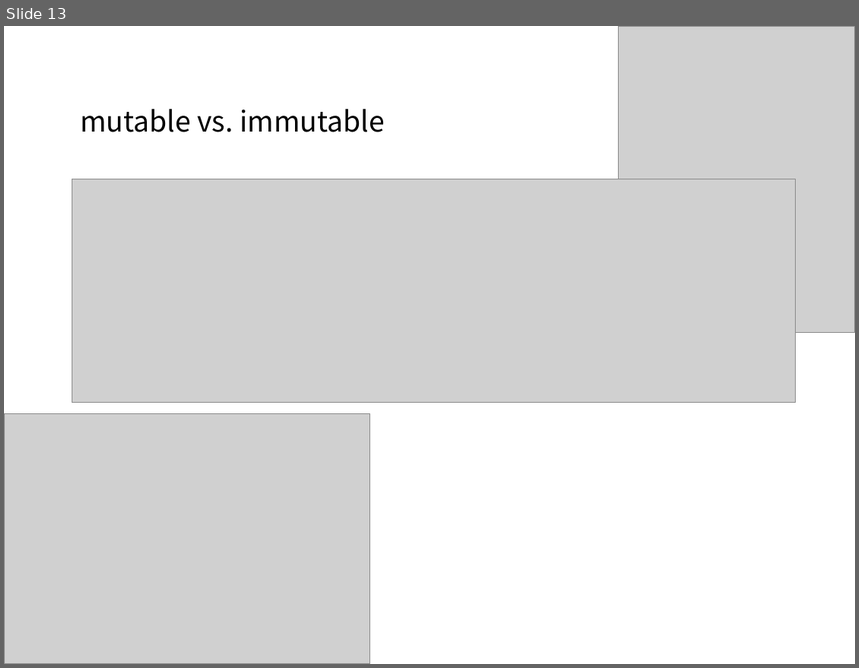
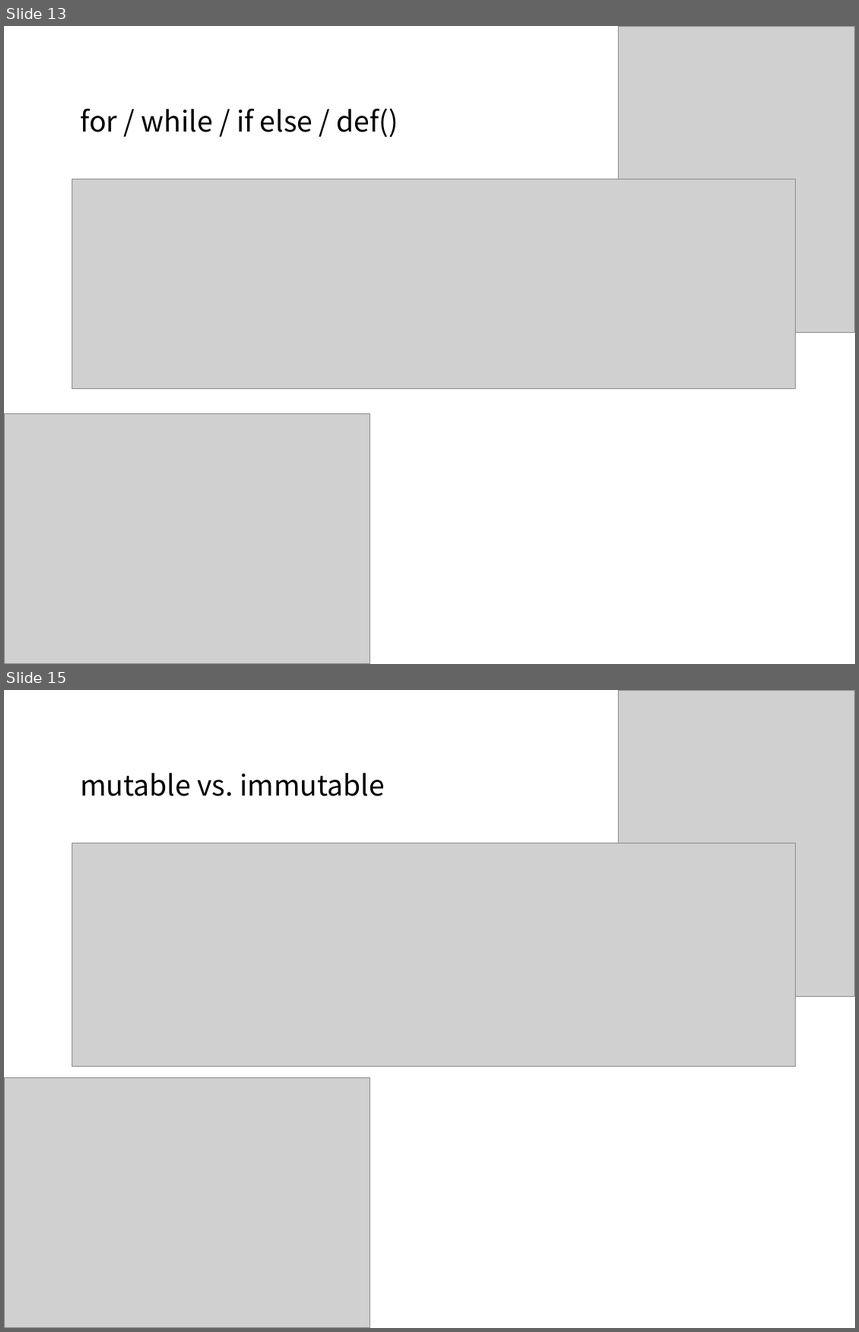
Before and after one commit to NCKU-BDA-2020/TA_Python, a slide deck: TA_Class_I.pptx. Shown one above the other, each under a label of ours: slide 13 before the commit, slides 13 and 15 after it; the slides between them are not shown. The pictures are 859x668 and 859x1332 pixels, drawn with LibreOffice and Linux fonts; fonts in the diff are those of the drawing; grey boxes stand for pictures. Boxes give left, top, right and bottom in pixels: in the first picture for what was removed or moved away, otherwise in the second. Text is boxed around its words. In the diff, an @@ line names an element or a change of style, - is before the commit and + after.

```diff
--- a/TA_Class_I.pptx
+++ b/TA_Class_I.pptx
@@ slide 13 added at (x1=4, y1=26, x2=855, y2=664), background #FFFFFF @@
@@ picture added at (x1=619, y1=26, x2=855, y2=332) @@
@@ text added at (x1=80, y1=108, x2=398, y2=137), 24 pt, text #000000 @@
+for / while / if else / def()
@@ picture added at (x1=72, y1=180, x2=796, y2=389) @@
@@ picture added at (x1=4, y1=414, x2=370, y2=664) @@
@@ what was slide 13 is now slide 15 @@
```
Also in this commit, not shown: 1 other slide added.
